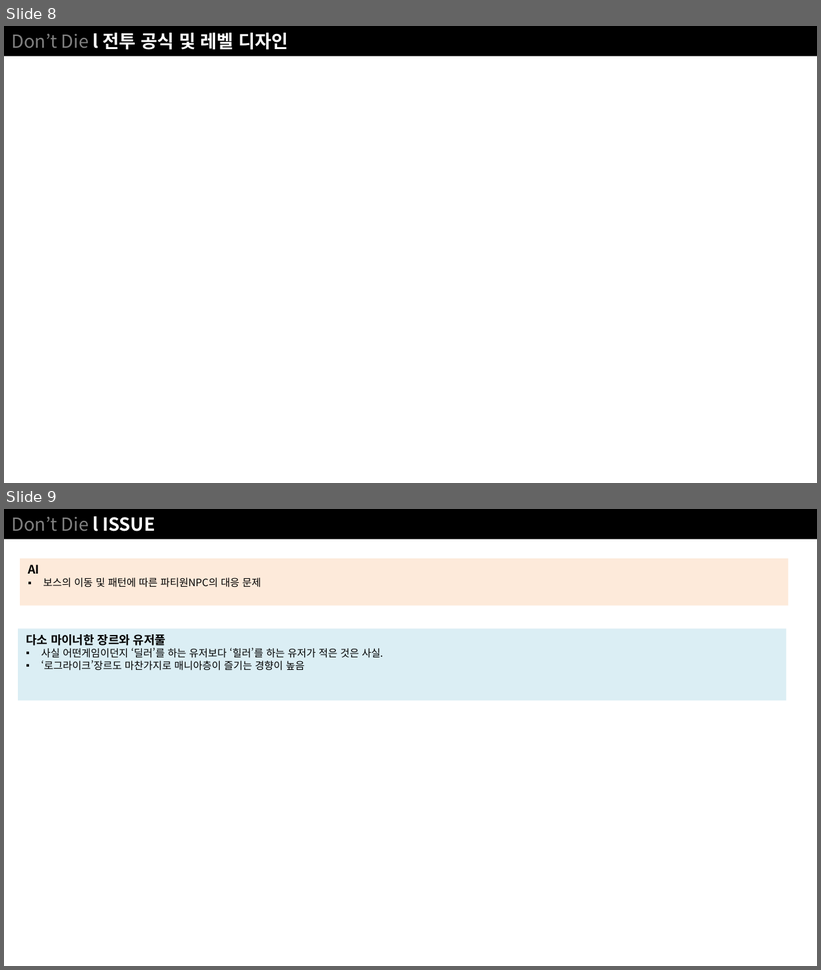
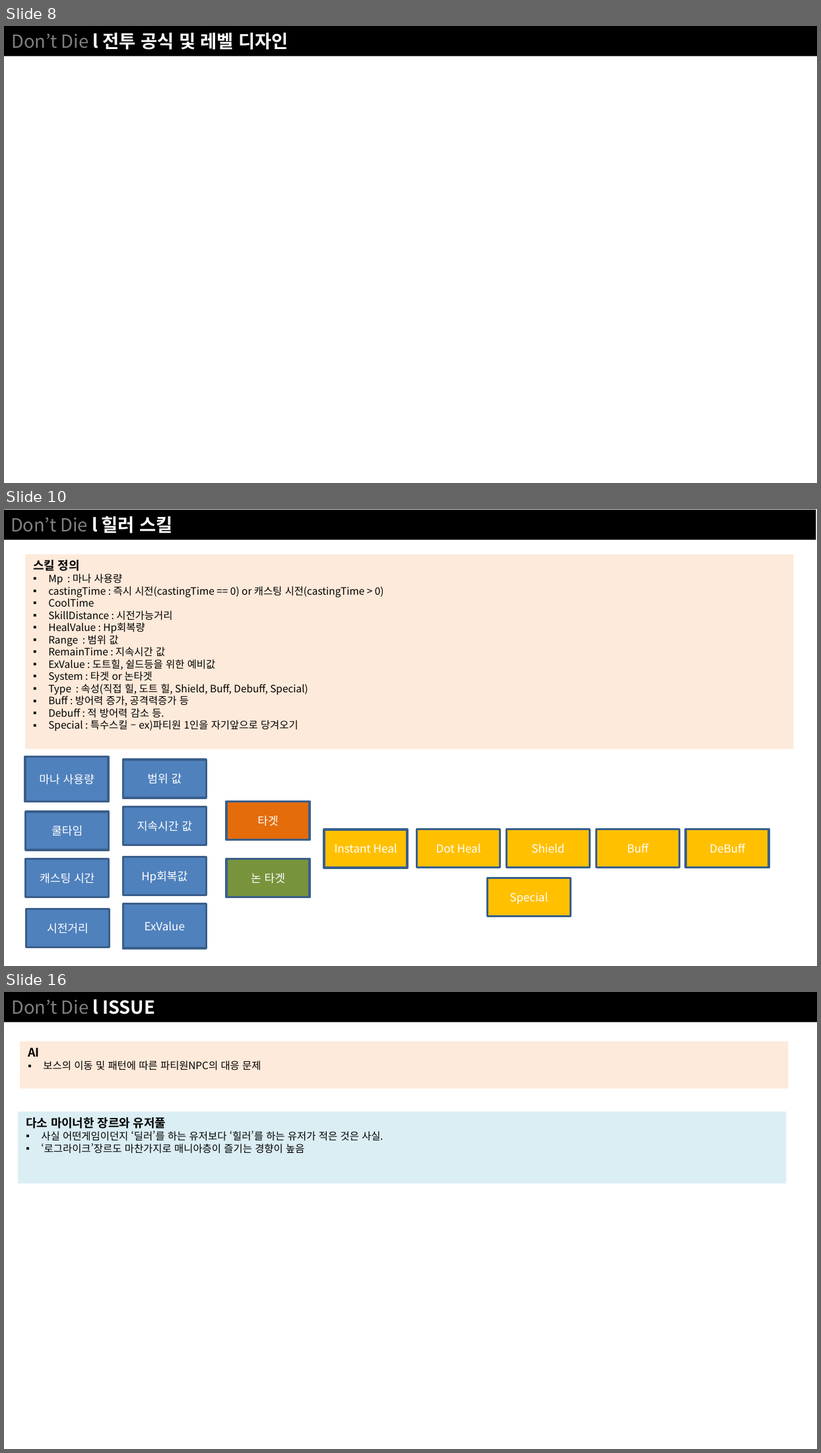
Before and after one commit to NoahCalhoun/DontDie, a slide deck: DDDocument/Don't Die ProtoType.pptx. Shown one above the other, each under a label of ours: slides 8 and 9 before the commit, slides 8, 10 and 16 after it; the slides between them are not shown. The pictures are 821x970 and 821x1453 pixels, drawn with LibreOffice and Linux fonts; fonts in the diff are those of the drawing. Boxes give left, top, right and bottom in pixels: in the first picture for what was removed or moved away, otherwise in the second. Text is boxed around its words. In the diff, an @@ line names an element or a change of style, - is before the commit and + after.

Commit message:
doc
Skill

```diff
--- a/DDDocument/Don't Die ProtoType.pptx
+++ b/DDDocument/Don't Die ProtoType.pptx
@@ slide 10 added at <box>4,509,817,966</box>, background #FFFFFF @@
@@ rectangle added at <box>4,510,816,540</box>, fill #000000, 16 pt, text #808080 @@
+Don’t Die l 힐러 스킬
@@ rectangle added at <box>25,555,793,750</box>, fill #FDEADA, 9 pt, text #000000 @@
+스킬 정의
+▪ Mp : 마나 사용량
+▪ castingTime : 즉시 시전(castingTime == 0) or 캐스팅 시전(castingTime > 0)
+▪ CoolTime
+▪ SkillDistance : 시전가능거리
+▪ HealValue : Hp회복량
+▪ Range : 범위 값
+▪ RemainTime : 지속시간 값
+▪ ExValue : 도트힐, 쉴드등을 위한 예비값
+▪ System : 타겟 or 논타겟
+▪ Type : 속성(직접 힐, 도트 힐, Shield, Buff, Debuff, Special)
+▪ Buff : 방어력 증가, 공격력증가 등
+▪ Debuff : 적 방어력 감소 등.
+▪ Special : 특수스킬 – ex)파티원 1인을 자기앞으로 당겨오기
@@ rectangle added at <box>25,757,108,802</box>, fill #4F81BD, outline #3A5F8C 2 pt, 10 pt, text #FFFFFF @@
+마나 사용량
@@ rectangle added at <box>123,759,206,797</box>, fill #4F81BD, outline #3A5F8C 2 pt, 10 pt, text #FFFFFF @@
+범위 값
@@ rectangle added at <box>227,802,310,840</box>, fill #E46C0A, outline #3A5F8C 2 pt, 10 pt, text #FFFFFF @@
+타겟
@@ rectangle added at <box>26,813,109,850</box>, fill #4F81BD, outline #3A5F8C 2 pt, 10 pt, text #FFFFFF @@
+쿨타임
@@ rectangle added at <box>123,807,206,845</box>, fill #4F81BD, outline #3A5F8C 2 pt, 10 pt, text #FFFFFF @@
+지속시간 값
@@ rectangle added at <box>324,830,407,869</box>, fill #FFC000, outline #3A5F8C 2 pt, 10 pt, text #FFFFFF @@
+Instant Heal
@@ rectangle added at <box>417,829,500,867</box>, fill #FFC000, outline #3A5F8C 2 pt, 10 pt, text #FFFFFF @@
+Dot Heal
@@ rectangle added at <box>506,829,589,867</box>, fill #FFC000, outline #3A5F8C 2 pt, 10 pt, text #FFFFFF @@
+Shield
@@ rectangle added at <box>596,829,679,867</box>, fill #FFC000, outline #3A5F8C 2 pt, 10 pt, text #FFFFFF @@
+Buff
@@ rectangle added at <box>686,829,769,867</box>, fill #FFC000, outline #3A5F8C 2 pt, 10 pt, text #FFFFFF @@
+DeBuff
@@ rectangle added at <box>26,859,109,897</box>, fill #4F81BD, outline #3A5F8C 2 pt, 10 pt, text #FFFFFF @@
+캐스팅 시간
@@ rectangle added at <box>123,857,206,895</box>, fill #4F81BD, outline #3A5F8C 2 pt, 10 pt, text #FFFFFF @@
+Hp회복값
@@ rectangle added at <box>227,859,310,897</box>, fill #77933C, outline #3A5F8C 2 pt, 10 pt, text #FFFFFF @@
+논 타겟
@@ rectangle added at <box>487,878,570,916</box>, fill #FFC000, outline #3A5F8C 2 pt, 10 pt, text #FFFFFF @@
+Special
@@ rectangle added at <box>123,904,206,949</box>, fill #4F81BD, outline #3A5F8C 2 pt, 10 pt, text #FFFFFF @@
+ExValue
@@ rectangle added at <box>26,909,109,947</box>, fill #4F81BD, outline #3A5F8C 2 pt, 10 pt, text #FFFFFF @@
+시전거리
@@ what was slide 9 is now slide 16 @@
```
Also in this commit, not shown: 6 other slides added.
